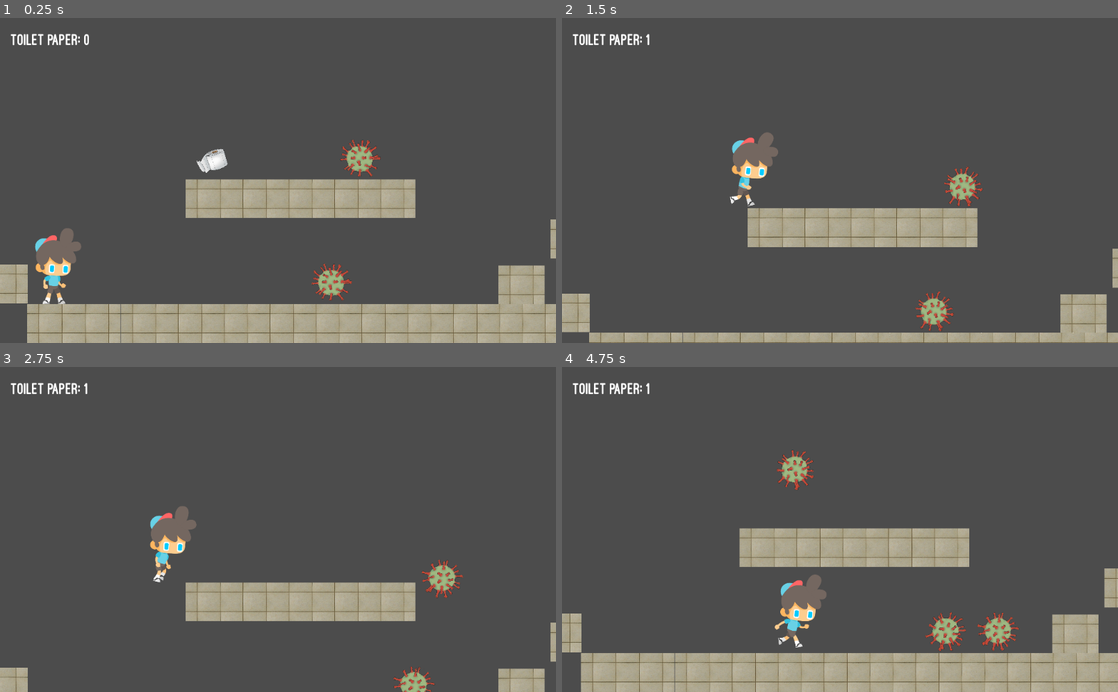
Above: before the commit, frames 1-4 (two rows, left to right).
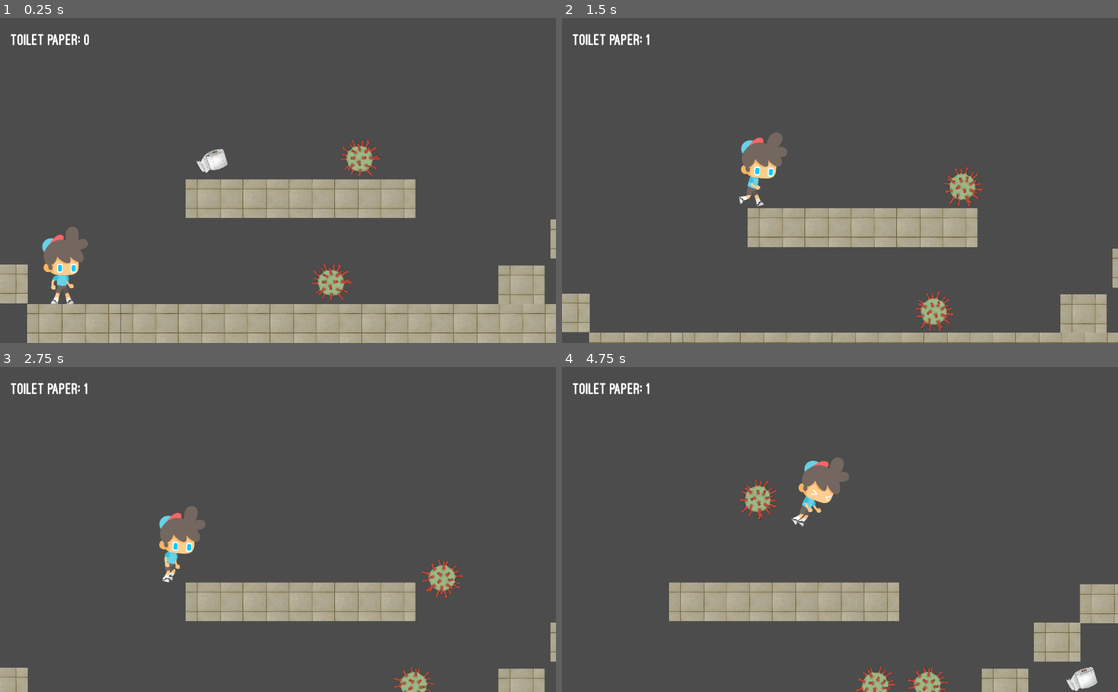
Above: after the commit, the same moments.

Repository: moomurrs/Final-Project
Game: Godot game, scene res://Scenes/World.tscn
Two runs of this game, one before a commit and one after it. Both use one fixed random seed, a clock stepped at 60 frames per second and the inputs below.
Inputs:
- Up to frame 1 (0.25 s): no input
- Up to frame 2 (1.5 s): hold Right (ui_right) from 0.53 s (still down); tap Up (ui_up) at 0.77 s
- Up to frame 3 (2.75 s): tap Up (ui_up) at 1.52 s; release Right (ui_right) at 2.03 s; hold Left (ui_left) from 2.03 s (still down)
- Up to frame 4 (4.75 s): release Left (ui_left) at 2.78 s; hold Right (ui_right) 2.78-4.28 s; tap Up (ui_up) at 3.02, 3.77, 4.52 s; hold Left (ui_left) from 4.28 s (still down)

The runs differ from the first frame. In frame 1, 0.9% of the frame differs, in the area x 6-16%, y 64-89%; in frame 2, 1.0%; in frame 3, 1.0%; in frame 4, 25%, in the area x 0-100%, y 25-100%.

Commit message:
boss enemy

Diff:
--- a/Scenes/Player.tscn
+++ b/Scenes/Player.tscn
@@ -95,7 +95,7 @@
 scale = Vector2( 0.3, 0.3 )
 frames = SubResource( 1 )
 animation = "idle"
-frame = 4
+frame = 13
 playing = true
 
 [node name="CollisionShape2D" type="CollisionShape2D" parent="."]
--- a/Scenes/World.tscn
+++ b/Scenes/World.tscn
@@ -20,13 +20,13 @@
 script = ExtResource( 7 )
 
 [node name="Player" parent="." instance=ExtResource( 1 )]
-position = Vector2( 101.067, 459.917 )
+position = Vector2( 116.651, 456.021 )
 
 [node name="TileMap" type="TileMap" parent="."]
 scale = Vector2( 0.03, 0.03 )
 tile_set = ExtResource( 2 )
 format = 1
-tile_data = PoolIntArray( 8061955, 0, 0, 8061999, 0, 0, 8062044, 0, 0, 8127102, 0, 0, 8127146, 0, 0, 8127191, 0, 0, 8127235, 0, 0, 8127279, 0, 0, 8127324, 0, 0, 8127368, 0, 0, 10158232, 0, 0, 10158276, 0, 0, 10158320, 0, 0, 10158364, 0, 0, 10158408, 0, 0, 10289698, 0, 0, 12584147, 0, 0, 12584191, 0, 0, …(945 unchanged characters)…
+tile_data = PoolIntArray( 2360964, 0, 0, 2361007, 0, 0, 2361050, 0, 0, 2361095, 0, 0, 2361140, 0, 0, 2361185, 0, 0, 2426834, 0, 0, 2426877, 0, 0, 5178913, 0, 0, 8061955, 0, 0, 8061999, 0, 0, 8062044, 0, 0, 8127102, 0, 0, 8127146, 0, 0, 8127191, 0, 0, 8127235, 0, 0, 8127279, 0, 0, 8127324, 0, 0, 8127368, 0, 0, 8586712, 0, 0, 10158232, 0, 0, 10158276, 0, 0, 10158320, 0, 0, 10158364, 0, 0, 10158408, 0, 0, 10289698, 0, 0, 10880378, 0, 0, 12584147, 0, 0, 12584191, 0, 0, …(945 unchanged characters)…
 
 [node name="Enemies" type="Node2D" parent="."]
 
@@ -35,6 +35,14 @@
 
 [node name="Enemy01" parent="Enemies" instance=ExtResource( 3 )]
 position = Vector2( 599.08, 249.417 )
+
+[node name="Enemy02" parent="Enemies" instance=ExtResource( 3 )]
+position = Vector2( 1393.43, 485.143 )
+
+[node name="Enemy03" parent="Enemies" instance=ExtResource( 3 )]
+position = Vector2( 3567.42, 348.781 )
+scale = Vector2( 4.5, 4.5 )
+SPEED = 120
 
 [node name="HUD" type="CanvasLayer" parent="."]
 script = ExtResource( 6 )
@@ -73,16 +81,19 @@
 position = Vector2( 2473.33, 343.239 )
 
 [node name="ToiletPaper07" parent="ToiletPapers" instance=ExtResource( 4 )]
-position = Vector2( 3078.01, 482.224 )
+position = Vector2( 2736.69, 488.363 )
 
 [node name="ToiletPaper08" parent="ToiletPapers" instance=ExtResource( 4 )]
-position = Vector2( 3135.77, 422.659 )
+position = Vector2( 2820.24, 427.57 )
 
 [node name="ToiletPaper09" parent="ToiletPapers" instance=ExtResource( 4 )]
-position = Vector2( 3218.8, 387.461 )
+position = Vector2( 2817.32, 493.047 )
 
 [node name="ToiletPaper10" parent="ToiletPapers" instance=ExtResource( 4 )]
-position = Vector2( 3308.14, 409.121 )
+position = Vector2( 2823.19, 363.695 )
+
+[node name="ToiletPaper11" parent="ToiletPapers" instance=ExtResource( 4 )]
+position = Vector2( 3791.19, 35.6944 )
 
 [node name="EnemyTimer" type="Timer" parent="."]
 wait_time = 3.0
--- a/Scripts/Enemy.gd
+++ b/Scripts/Enemy.gd
@@ -5,12 +5,12 @@
 extends KinematicBody2D
 
 const GRAVITY = 5
-const SPEED = 60
+export var SPEED = 60
 const FLOOR = Vector2(0, -1)
 # 1 is right, 0 is left
 var direction = 1
 var velocity = Vector2()
-
+export var rotationSpeed = 1
 func _ready():
 	pass
 
@@ -21,9 +21,9 @@
 	# rotate the virus accordingly to make it look like it's rolling
 	if	direction == 1:
 		#$Sprite.flip_h = false
-		rotate(delta)
+		rotate(delta * rotationSpeed)
 	else:
-		rotate(-delta)
+		rotate(-delta * rotationSpeed)
 		#$Sprite.flip_h = true
 
 	# apply gravity
Not shown, changed: README.md
